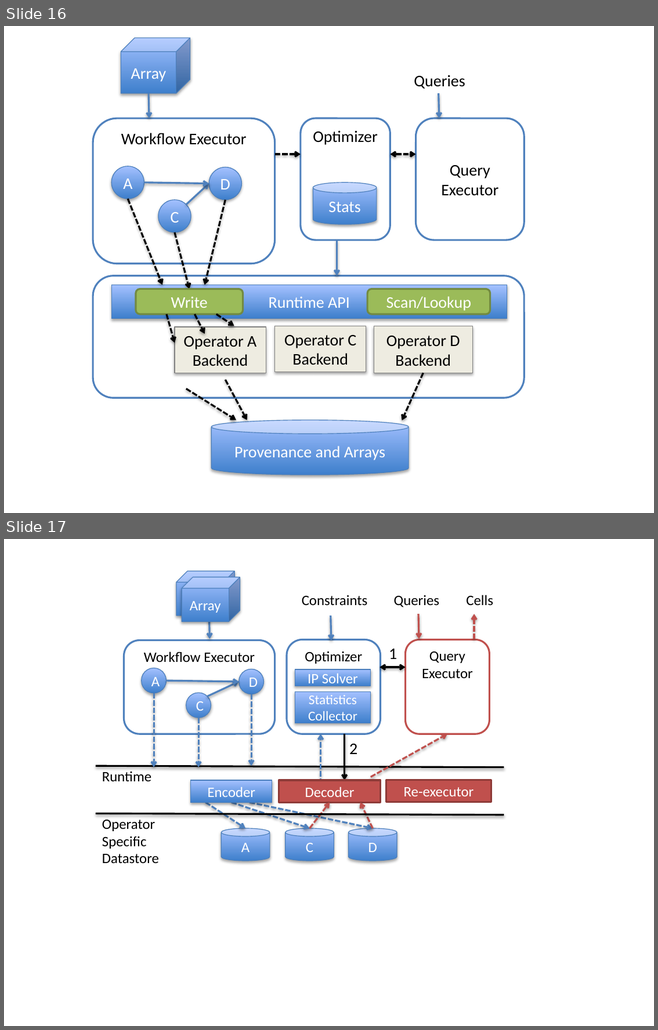
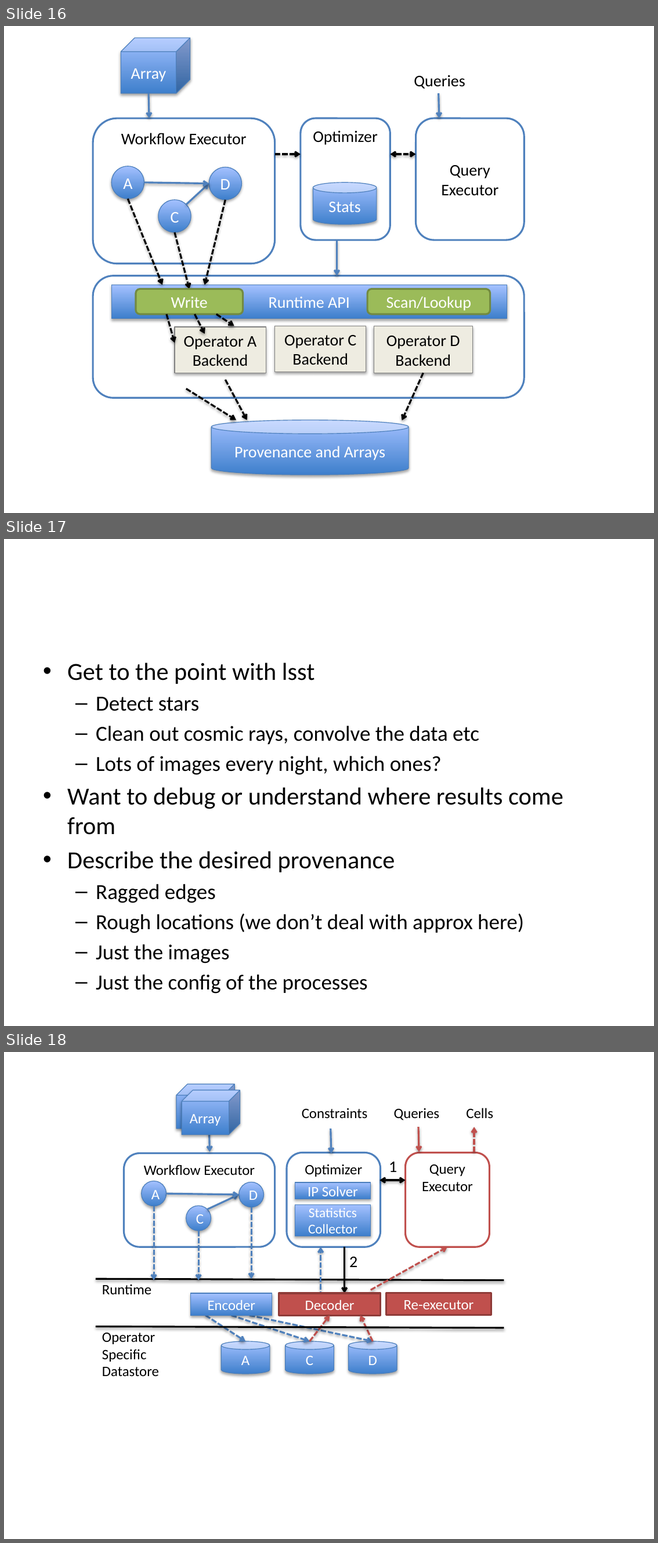
Before and after one commit to sirrice/subzero-paper, a slide deck: figures/figures.pptx. Shown one above the other, each under a label of ours: slides 16 and 17 before the commit, slides 16, 17 and 18 after it. The pictures are 658x1030 and 658x1543 pixels, drawn with LibreOffice and Linux fonts; fonts in the diff are those of the drawing. Boxes give left, top, right and bottom in pixels: in the first picture for what was removed or moved away, otherwise in the second. Text is boxed around its words. In the diff, an @@ line names an element or a change of style, - is before the commit and + after.

```diff
--- a/figures/figures.pptx
+++ b/figures/figures.pptx
@@ slide 17 added at (x1=4, y1=539, x2=654, y2=1026), background #FFFFFF @@
@@ text added at (x1=67, y1=663, x2=563, y2=994), 23.8 pt, text #000000 @@
+• Get to the point with lsst
+  – Detect stars
+  – Clean out cosmic rays, convolve the data etc
+  – Lots of images every night, which ones?
+• Want to debug or understand where results come from
+• Describe the desired provenance
+  – Ragged edges
+  – Rough locations (we don’t deal with approx here)
+  – Just the images
+  – Just the config of the processes
@@ what was slide 17 is now slide 18 @@
```
Also in this commit, not shown: 2 other files.
